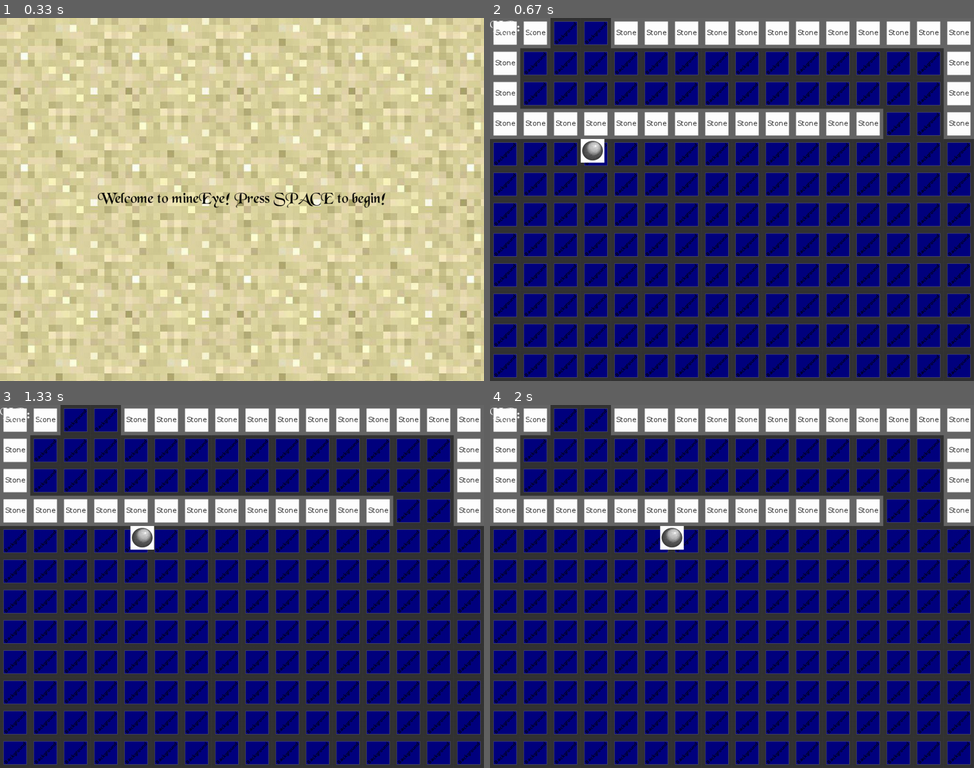
Above: before the commit, frames 1-4 (two rows, left to right).
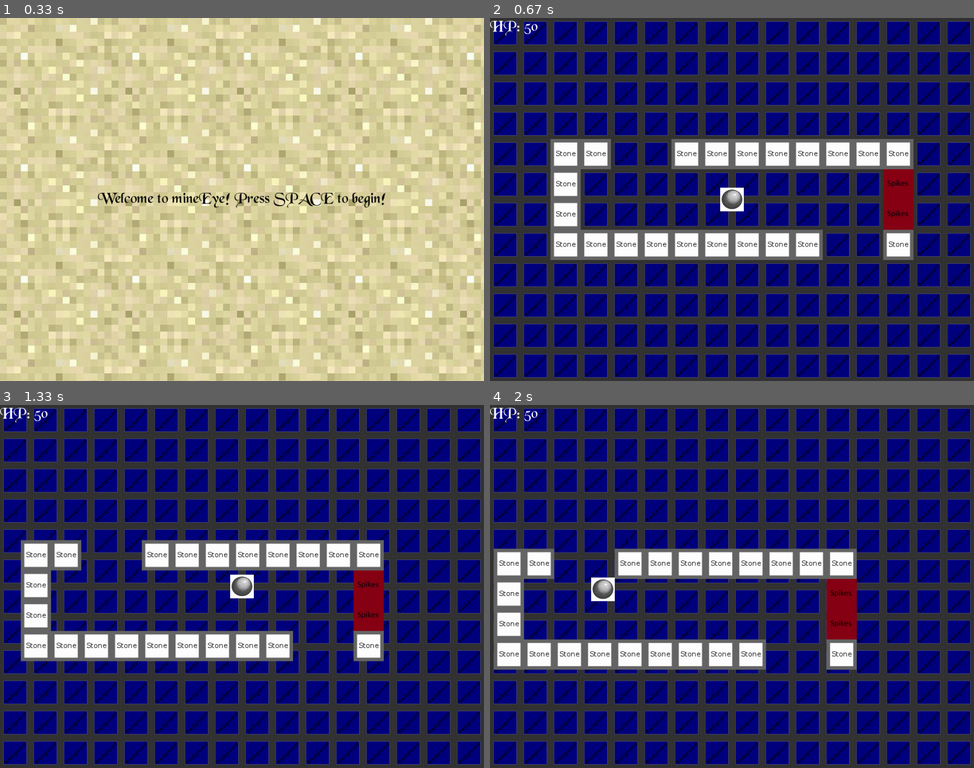
Above: after the commit, the same moments.

Repository: HallaSurvivor/mineEye
Game: pygame game, started from run.py
The game is run twice, just before and just after one commit, with the same random seed, the same clock (stepped at 60 frames per second) and the same inputs.
Inputs:
- Up to frame 1 (0.33 s): no input
- Up to frame 2 (0.67 s): tap Space at 0.33 s
- Up to frame 3 (1.33 s): hold Right 0.67-1.13 s; hold Up from 1.17 s (still down)
- Up to frame 4 (2 s): release Up at 1.47 s; hold Right 1.5-1.97 s

Frame 1 is identical in both runs. In frame 2, 29% of the frame differs, in the area x 0-100%, y 0-67%; in frame 3, 30%; in frame 4, 30%, in the area x 0-100%, y 0-73%.

Commit message:
started working on world movement - introduced a variety of clipping bugs.

Diff:
--- a/gamestates.py
+++ b/gamestates.py
@@ -103,10 +103,14 @@
         self.hero = sn.Hero()
         self.all_sprites_list.add(self.hero)
 
-        self.current_room = rooms.Room_01()
+        self.world = None
+        self.generate_world()
+
+        self.world.world_shift_x = 0
+        self.world.world_shift_y = 0
 
     def draw(self, screen):
-        self.current_room.draw(screen)
+        self.world.draw(screen)
         self.all_sprites_list.draw(screen)
 
         hero_hp = sn.load_font('BLKCHCRY.TTF', 32).render(
@@ -115,7 +119,7 @@
         screen.blit(hero_hp, (0, 0))
 
     def update(self):
-        self.hero.move(self.current_room.block_list)
+        self.hero.move(self.world.block_list, self.world)
 
         if self.hero.hp <= 0:
             self.manager.go_to(DeathScreen())
@@ -125,17 +129,6 @@
             if event.type == pygame.KEYDOWN:
                 # Create the motion by changing the Hero's speed vector
                 if event.key == config.LEFT:
-                    self.hero.changespeed(-3, 0)
-                elif event.key == config.RIGHT:
-                    self.hero.changespeed(3, 0)
-                elif event.key == config.UP:
-                    self.hero.changespeed(0, -3)  # Backwards because computer coords start in top left
-                elif event.key == config.DOWN:
-                    self.hero.changespeed(0, 3)  # Backwards because computer coords start in top left
-
-            elif event.type == pygame.KEYUP:
-                # Cancel the motion by adding the opposite of the keydown situation
-                if event.key == config.LEFT:
                     self.hero.changespeed(3, 0)
                 elif event.key == config.RIGHT:
                     self.hero.changespeed(-3, 0)
@@ -144,9 +137,30 @@
                 elif event.key == config.DOWN:
                     self.hero.changespeed(0, -3)
 
+            elif event.type == pygame.KEYUP:
+                # Cancel the motion by adding the opposite of the keydown situation
+                if event.key == config.LEFT:
+                    self.hero.changespeed(-3, 0)
+                elif event.key == config.RIGHT:
+                    self.hero.changespeed(3, 0)
+                elif event.key == config.UP:
+                    self.hero.changespeed(0, -3)
+                elif event.key == config.DOWN:
+                    self.hero.changespeed(0, 3)
+
     def die(self):
         self.manager.go_to(DeathScreen())
 
+    def generate_world(self):
+        """
+        TODO - make this generate a series of 50 rooms stacked together
+            take things into consideration such as:
+
+            not having a bunch of rooms going to the right in a row
+            size of door (1 tile vs 2 tiles)
+
+        """
+        self.world = rooms.Room_01()
 
 class DeathScreen(GameState):
     """
--- a/rooms.py
+++ b/rooms.py
@@ -17,10 +17,16 @@
 
     background is a pygame Surface that is displayed behind the level
 
+    world_shift_x represents how far to the left the world has moved to give a sense of motion
+    world_shift_y represents how far up the world has moved to give a sense of motion
+
     region is a value representing what part of the mine the hero is in.
         This effects color scheme, block types, potential enemies, etc.
 
-    TODO - make a key of what ascii characters corrosponds to which type of block and put it here
+    KEY for room_array:
+        S is stone
+        P is spike
+        D is door <- IMPORTANT, you need a door at the top and bottom to make the logic work
     """
 
     block_list = None
@@ -45,6 +51,9 @@
 
         self.array_parsed = False
 
+        self.world_shift_x = 0
+        self.world_shift_y = 0
+
     def update(self):
         """
         Update everything in the room
@@ -58,9 +67,12 @@
         :param screen: A pygame surface to blit everything onto.
         """
         screen.blit(self.background, (0, 0))
+
         if not self.array_parsed:
             self.parse_room_array()
             self.array_parsed = True
+
+        self.shift_world()
 
         self.block_list.draw(screen)
         self.enemy_list.draw(screen)
@@ -70,7 +82,7 @@
         Turn the list of strings stored in every room into an array of walls and enemies.
         """
         x = 0
-        y = 0
+        y = 256
         for row in self.room_array:
             for col in row:
                 if col == "S":
@@ -83,6 +95,18 @@
                 x += 64
             y += 64
             x = 0
+
+    def shift_world(self):
+        """
+        Shift everything in the world by world_shift_x and world_shift_y, which parallel the hero's movespeed
+        """
+        for block in self.block_list:
+            block.rect.x += self.world_shift_x
+            block.rect.y += self.world_shift_y
+
+        for enemy in self.enemy_list:
+            enemy.rect.x += self.world_shift_x
+            enemy.rect.y += self.world_shift_y
 
 
 class Room_01(Room):
@@ -98,8 +122,8 @@
         self.background = spritenames.create_background(spritenames.load('background.png'))
 
         self.room_array = [
-            "SS  SSSSSSSSSSSS",
-            "S              S",
-            "S              S",
-            "SSSSSSSSSSSSS  S",
+            "  SSDDSSSSSSSS  ",
+            "  S          P  ",
+            "  S          P  ",
+            "  SSSSSSSSSDDS  ",
         ]
--- a/spritenames.py
+++ b/spritenames.py
@@ -10,7 +10,7 @@
 import os
 import pygame
 import config
-import time
+import constants
 
 _image_library = {}
 _font_library = {}
@@ -99,15 +99,11 @@
 
         self.hp = 50
 
-
-
         self.change_x = 0
         self.change_y = 0
 
         self.rect = self.image.get_rect()
-        #changed initial point from 0,0 to place hero on the block ledge--Brian 5/24/15
-        self.rect.x = 100
-        self.rect.y = 250
+        self.rect.center = constants.CENTER
 
     def changespeed(self, x, y):
         """
@@ -125,50 +121,42 @@
         """
         self.hp -= amount
 
-    def move(self, walls):
+    def move(self, walls, world):
         """
         Changes the Hero's position based on change_x and change_y. Also detects collisions
         :param walls: list of Wall objects in a given area with which the player can collide
+        :param world: the world that the player is moving in. generated through InGame()
         """
 
-        self.rect.x += self.change_x
-
-        # Prevent moving offscreen
-        if self.rect.x > config.SCREEN_RESOLUTION[0] - self.image.get_width():
-            self.rect.x = config.SCREEN_RESOLUTION[0] - self.image.get_width()
-        elif self.rect.x < 0:
-            self.rect.x = 0
+        world.world_shift_x = self.change_x
 
         block_hit_list = pygame.sprite.spritecollide(self, walls, False)
+
         for block in block_hit_list:
+            world.world_shift_x = 0
+
             if self.change_x > 0:
+                self.rect.left = block.rect.right
+            elif self.change_x < 0:
                 self.rect.right = block.rect.left
-            else:
-                self.rect.left = block.rect.right
+
             if block.damage_player:
                 self.damage(5)
 
-        self.rect.y += self.change_y
-
-        # Prevent moving offscreen
-        if self.rect.y > config.SCREEN_RESOLUTION[1] - self.image.get_height():
-            self.rect.y = config.SCREEN_RESOLUTION[1] - self.image.get_height()
-        elif self.rect.y < 0:
-            self.rect.y = 0
+        world.world_shift_y = self.change_y
 
         block_hit_list = pygame.sprite.spritecollide(self, walls, False)
+
         for block in block_hit_list:
+            world.world_shift_y = 0
+
             if self.change_y > 0:
+                self.rect.top = block.rect.bottom
+            elif self.change_y < 0:
                 self.rect.bottom = block.rect.top
-            else:
-                self.rect.top = block.rect.bottom
+
             if block.damage_player:
                 self.damage(5)
-
-    def die(self):
-        """
-        Cause a death animation when the Hero's health reaches 0.
-        """
 
 
 class Wall(pygame.sprite.Sprite):
